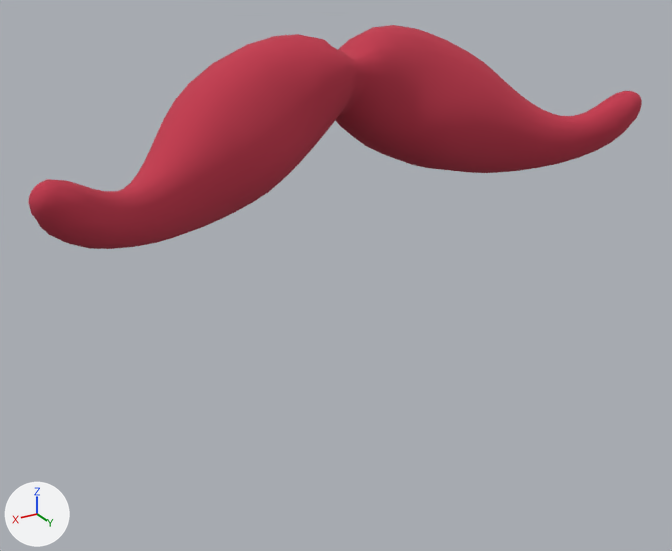
The glTF model public/models/avatar/customization/FacialHair.004.glb: old version first, new version second.
Camera for both pictures: a 50 mm camera at (0.33, 0.095, 1.672) aimed at (0.015, -0.43, 1.409). Lighting does not change. The marker at lower left points along +X, +Y and +Z. Where no turn or scale is listed for an object, it has been applied to the vertices. Vertices at the same position are counted once.

Before the edit, the objects in view are built like this:
```python
me_facialhair_004 = bpy.data.meshes.new('FacialHair.004')
me_facialhair_004.from_pydata(...)  # 875 vertices, 1746 faces; spans x -0.229..0.229, y -0.495..-0.379, z 1.464..1.577
me_facialhair_004.materials.append(mat_color)  # red #c2384d
ob_facialhair_004 = bpy.data.objects.new('FacialHair.004', me_facialhair_004)
ob_facialhair_004.location = (0.0, 0.0, 0.0)
```
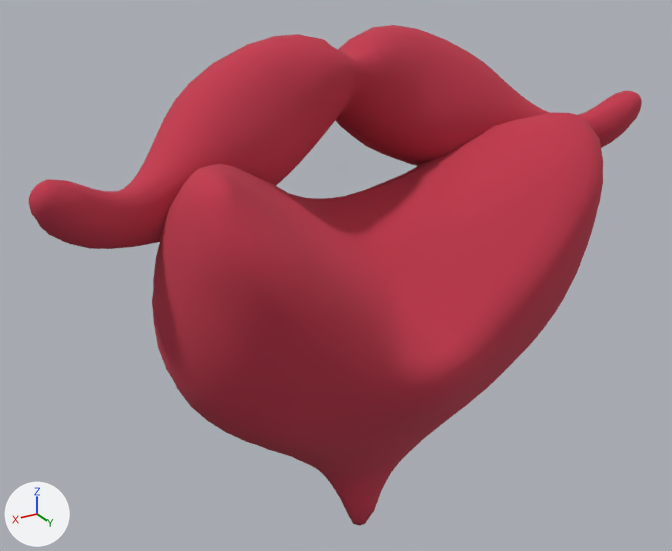
The newer file is also rescaled (x1.348), turned or shifted as a whole; pictures and numbers use the older file's frame.

What differs and where, as boxes [x1, y1, x2, y2] in the pictures (672 x 551 px):
'FacialHair.004', reshaped (123% taller)
    before: [28, 25, 642, 249]
    after: [28, 25, 642, 525]
part 1 of me_facialhair_004, added (red)
    after: [152, 112, 603, 525]

Diff of the bpy script that builds the scene:
```diff
--- a/public/models/avatar/customization/FacialHair.004.glb.py
+++ b/public/models/avatar/customization/FacialHair.004.glb.py
@@ me_facialhair_004 @@
 # used by ob_facialhair_004; location = (0.0, 0.0, 0.0)
-me_facialhair_004.from_pydata(...)  # 875 vertices, 1746 faces; spans x -0.229..0.229, y -0.495..-0.379, z 1.464..1.577
+me_facialhair_004.from_pydata(...)  # 1897 vertices, 3786 faces; spans x -0.229..0.229, y -0.495..-0.318, z 1.181..1.577
+# me_facialhair_004 part 1: a new loose piece of 1022 vertices spanning x -0.167..0.162, y -0.494..-0.318, z 1.181..1.522, in mat_color (red #c2384d)
 me_facialhair_004.materials.append(mat_color)
```
